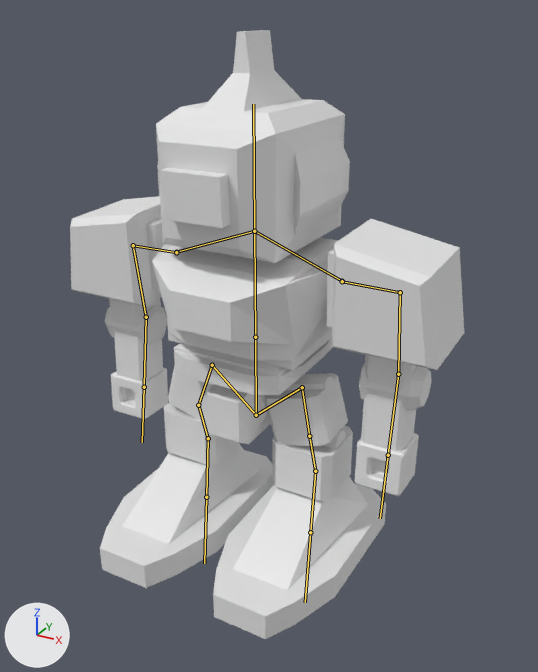
Renders of the Blender file Res/Robot.blend from each side of a commit.
Before and after are seen from a 50 mm lens placed at (4.94, -8.57, 7.58), pointed at (0.33, -0.2, 3.4). Arrows for +X, +Y and +Z are at lower left; the lights stay in place. The bones that bend it are drawn over the model as lines.

The first picture shows 'Robot'.
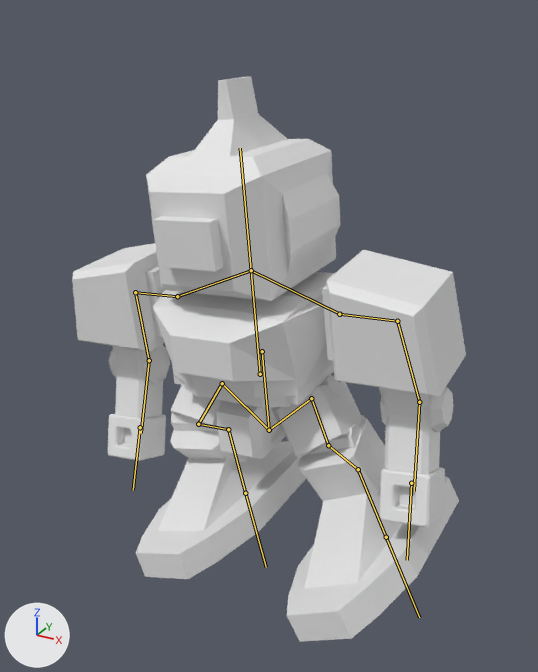
The newer file adds an action. The first version stands in its rest pose; the second is drawn at frame 20 of the action 'Step_Right'.

Location of each change, (x1, y1, x2, y2) in pixels of the pictures (538 x 672 px):
```json
{"object": "Robot", "change": "posed", "before": [70, 30, 464, 639], "after": [72, 76, 466, 642], "on screen": "7% shorter"}
{"bone": "Weist", "before": "(255, 337) to (256, 415)", "after": "(262, 351) to (269, 430)"}
{"bone": "Chest", "before": "(255, 337) to (254, 231)", "after": "(260, 374) to (251, 270)"}
{"bone": "Foot_IK.R", "before": "(206, 497) to (204, 563)", "after": "(245, 493) to (266, 567)"}
{"bone": "Foot_IK.L", "before": "(310, 532) to (305, 602)", "after": "(386, 537) to (419, 617)"}
{"bone": "DownArm_IK.R", "before": "(144, 387) to (142, 442)", "after": "(140, 427) to (133, 490)"}
{"bone": "DownArm_IK.L", "before": "(388, 455) to (380, 518)", "after": "(411, 483) to (407, 560)"}
```

Scene script edits in JSON lines:
```json
{"block": "bone_weist", "where": "bone_weist = bpy.data.objects['Armature'].pose.bones['Weist']"}
{"op": "set", "path": "bone_weist.location", "old": "(0.0, 0.0, 0.0)", "new": "(0.09, 0.03, -0.23)"}
{"op": "set", "path": "bone_weist.rotation_quaternion", "old": "(1.0, 0.0, 0.0, 0.0)", "new": "(0.999, 0.0, 0.0, -0.044)", "note": "degrees (0, 0, 0) -> degrees (0, 0, -5)"}
{"block": "bone_chest", "where": "bone_chest = bpy.data.objects['Armature'].pose.bones['Chest']  # child of 'Weist'"}
{"op": "set", "path": "bone_chest.location", "old": "(0.0, 0.0, 0.0)", "new": "(0.0, -0.31, 0.11)"}
{"block": "bone_foot_ik_r", "where": "bone_foot_ik_r = bpy.data.objects['Armature'].pose.bones['Foot_IK.R']"}
{"op": "set", "path": "bone_foot_ik_r.location", "old": "(0.0, 0.0, 0.0)", "new": "(0.76, -0.34, -0.04)"}
{"op": "set", "path": "bone_foot_ik_r.rotation_quaternion", "old": "(1.0, 0.0, 0.0, 0.0)", "new": "(0.985, -0.001, 0.018, -0.173)", "note": "degrees (0, 0, 0) -> degrees (0, 2, -20)"}
{"block": "bone_foot_ik_l", "where": "bone_foot_ik_l = bpy.data.objects['Armature'].pose.bones['Foot_IK.L']"}
{"op": "set", "path": "bone_foot_ik_l.location", "old": "(0.0, 0.0, 0.0)", "new": "(1.21, -0.37, -0.02)"}
{"op": "set", "path": "bone_foot_ik_l.rotation_quaternion", "old": "(1.0, 0.0, 0.0, 0.0)", "new": "(0.966, 0.001, 0.027, -0.257)", "note": "degrees (0, 0, 0) -> degrees (-1, 3, -30)"}
{"block": "bone_downarm_ik_r", "where": "bone_downarm_ik_r = bpy.data.objects['Armature'].pose.bones['DownArm_IK.R']"}
{"op": "set", "path": "bone_downarm_ik_r.location", "old": "(0.0, 0.0, 0.0)", "new": "(-0.22, 0.54, 0.37)"}
{"op": "set", "path": "bone_downarm_ik_r.rotation_quaternion", "old": "(1.0, 0.0, 0.0, 0.0)", "new": "(0.985, 0.154, 0.023, 0.072)", "note": "degrees (0, 0, 0) -> degrees (18, 1, 9)"}
{"block": "bone_downarm_ik_l", "where": "bone_downarm_ik_l = bpy.data.objects['Armature'].pose.bones['DownArm_IK.L']"}
{"op": "set", "path": "bone_downarm_ik_l.location", "old": "(0.0, 0.0, 0.0)", "new": "(-0.49, 0.11, 0.42)"}
{"op": "set", "path": "bone_downarm_ik_l.rotation_quaternion", "old": "(1.0, 0.0, 0.0, 0.0)", "new": "(0.984, 0.154, 0.027, 0.085)", "note": "degrees (0, 0, 0) -> degrees (18, 2, 10)"}
```
